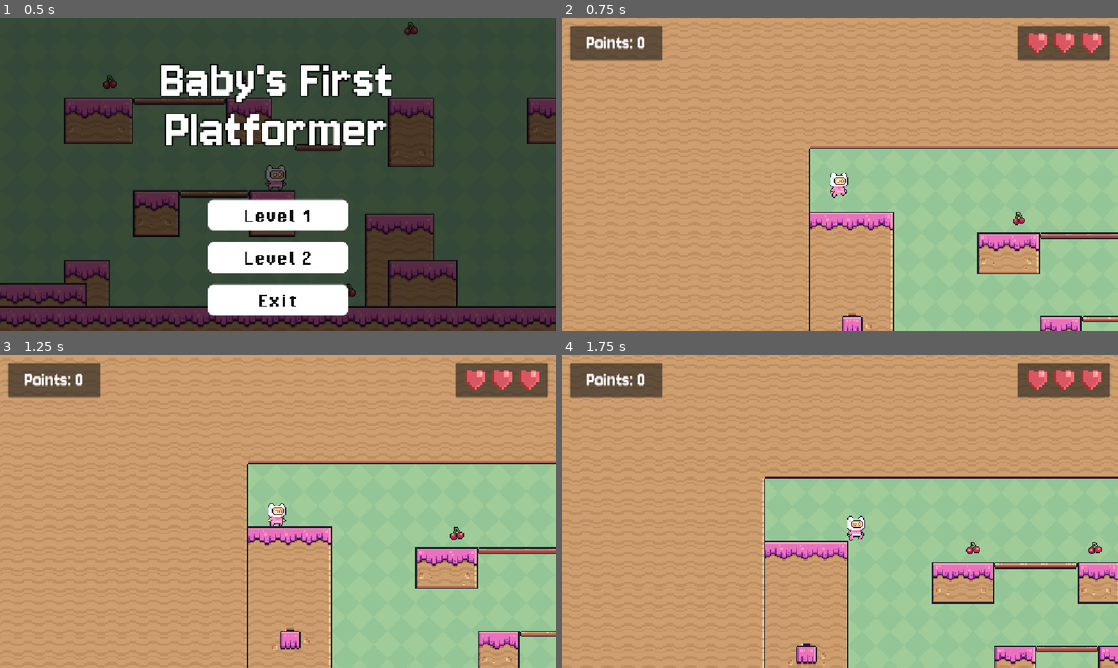
Above: before the commit, frames 1-4 (two rows, left to right).
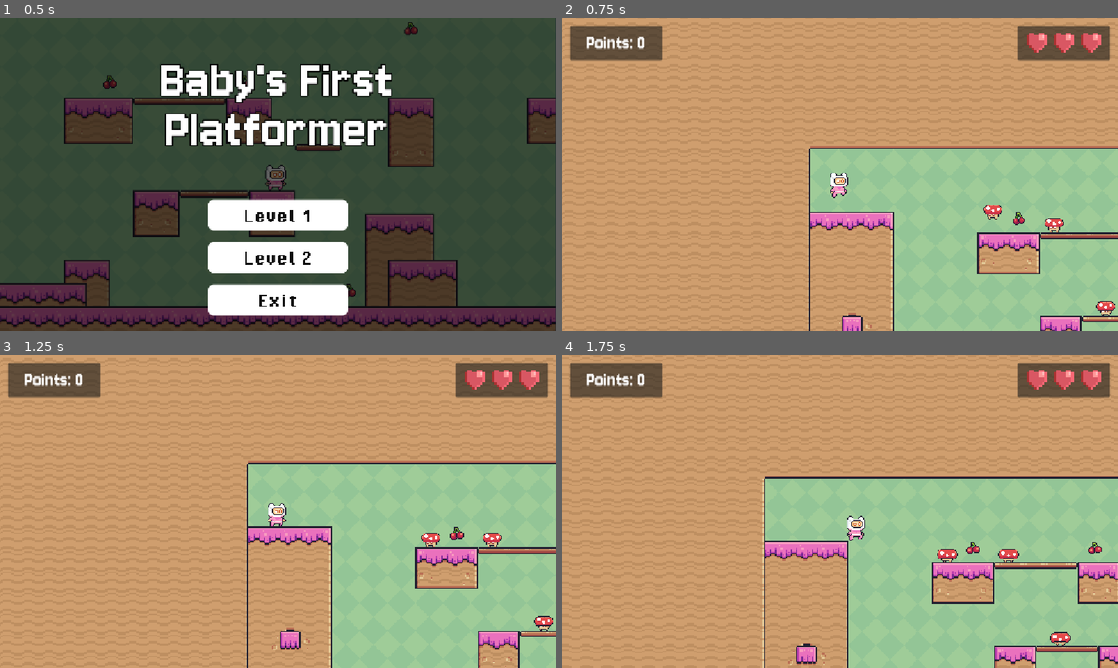
Above: after the commit, the same moments.

Repository: hanazzz/2d-platformer-game
Game: Godot game, scene res://scenes/main_menu.tscn
Two runs of this game, one before a commit and one after it. Both use one fixed random seed, a clock stepped at 60 frames per second and the inputs below.
Inputs:
- Up to frame 1 (0.5 s): no input
- Up to frame 2 (0.75 s): click "Level 1" at 0.5 s
- Up to frame 3 (1.25 s): no input
- Up to frame 4 (1.75 s): hold Right (right) from 1.28 s (still down); tap Space (jump) at 1.35, 1.52 s

Frame 1 is identical in both runs. In frame 2, 0.4% of the frame differs, in the area x 75-100%, y 59-96%; in frame 3, 0.4%; in frame 4, 0.4%, in the area x 67-92%, y 62-93%.

Commit message:
Add enemy (mushroom)

Diff:
--- a/scenes/enemy_duck.tscn
+++ b/scenes/enemy_duck.tscn
@@ -1,6 +1,6 @@
 [gd_scene load_steps=3 format=3 uid="uid://dhkc7s21ngmpj"]
 
-[ext_resource type="Texture2D" uid="uid://qeuhw4m6oytx" path="res://characters/Jump (36x36).png" id="1_dqmn6"]
+[ext_resource type="Texture2D" uid="uid://qeuhw4m6oytx" path="res://characters/enemies/duck_jump.png" id="1_dqmn6"]
 
 [sub_resource type="CapsuleShape2D" id="CapsuleShape2D_272bh"]
 radius = 21.0
--- /dev/null
+++ b/scenes/enemy_mushroom.tscn
@@ -0,0 +1,127 @@
+[gd_scene load_steps=18 format=3 uid="uid://sbxq1xbti2sh"]
+
+[ext_resource type="Texture2D" uid="uid://cqoi6lxekfj2v" path="res://characters/enemies/mushroom_idle.png" id="1_bmlcj"]
+
+[sub_resource type="AtlasTexture" id="AtlasTexture_u3awl"]
+atlas = ExtResource("1_bmlcj")
+region = Rect2(0, 0, 32, 32)
+
+[sub_resource type="AtlasTexture" id="AtlasTexture_2ku1j"]
+atlas = ExtResource("1_bmlcj")
+region = Rect2(32, 0, 32, 32)
+
+[sub_resource type="AtlasTexture" id="AtlasTexture_f31uk"]
+atlas = ExtResource("1_bmlcj")
+region = Rect2(64, 0, 32, 32)
+
+[sub_resource type="AtlasTexture" id="AtlasTexture_gnai3"]
+atlas = ExtResource("1_bmlcj")
+region = Rect2(96, 0, 32, 32)
+
+[sub_resource type="AtlasTexture" id="AtlasTexture_i8kv5"]
+atlas = ExtResource("1_bmlcj")
+region = Rect2(128, 0, 32, 32)
+
+[sub_resource type="AtlasTexture" id="AtlasTexture_dxn3v"]
+atlas = ExtResource("1_bmlcj")
+region = Rect2(160, 0, 32, 32)
+
+[sub_resource type="AtlasTexture" id="AtlasTexture_14jow"]
+atlas = ExtResource("1_bmlcj")
+region = Rect2(192, 0, 32, 32)
+
+[sub_resource type="AtlasTexture" id="AtlasTexture_mvsps"]
+atlas = ExtResource("1_bmlcj")
+region = Rect2(224, 0, 32, 32)
+
+[sub_resource type="AtlasTexture" id="AtlasTexture_jvkml"]
+atlas = ExtResource("1_bmlcj")
+region = Rect2(256, 0, 32, 32)
+
+[sub_resource type="AtlasTexture" id="AtlasTexture_3w4mx"]
+atlas = ExtResource("1_bmlcj")
+region = Rect2(288, 0, 32, 32)
+
+[sub_resource type="AtlasTexture" id="AtlasTexture_u068y"]
+atlas = ExtResource("1_bmlcj")
+region = Rect2(320, 0, 32, 32)
+
+[sub_resource type="AtlasTexture" id="AtlasTexture_1ooyw"]
+atlas = ExtResource("1_bmlcj")
+region = Rect2(352, 0, 32, 32)
+
+[sub_resource type="AtlasTexture" id="AtlasTexture_ai3nx"]
+atlas = ExtResource("1_bmlcj")
+region = Rect2(384, 0, 32, 32)
+
+[sub_resource type="AtlasTexture" id="AtlasTexture_phfsf"]
+atlas = ExtResource("1_bmlcj")
+region = Rect2(416, 0, 32, 32)
+
+[sub_resource type="SpriteFrames" id="SpriteFrames_3oqy1"]
+animations = [{
+"frames": [{
+"duration": 1.0,
+"texture": SubResource("AtlasTexture_u3awl")
+}, {
+"duration": 1.0,
+"texture": SubResource("AtlasTexture_2ku1j")
+}, {
+"duration": 1.0,
+"texture": SubResource("AtlasTexture_f31uk")
+}, {
+"duration": 1.0,
+"texture": SubResource("AtlasTexture_gnai3")
+}, {
+"duration": 1.0,
+"texture": SubResource("AtlasTexture_i8kv5")
+}, {
+"duration": 1.0,
+"texture": SubResource("AtlasTexture_dxn3v")
+}, {
+"duration": 1.0,
+"texture": SubResource("AtlasTexture_14jow")
+}, {
+"duration": 1.0,
+"texture": SubResource("AtlasTexture_mvsps")
+}, {
+"duration": 1.0,
+"texture": SubResource("AtlasTexture_jvkml")
+}, {
+"duration": 1.0,
+"texture": SubResource("AtlasTexture_3w4mx")
+}, {
+"duration": 1.0,
+"texture": SubResource("AtlasTexture_u068y")
+}, {
+"duration": 1.0,
+"texture": SubResource("AtlasTexture_1ooyw")
+}, {
+"duration": 1.0,
+"texture": SubResource("AtlasTexture_ai3nx")
+}, {
+"duration": 1.0,
+"texture": SubResource("AtlasTexture_phfsf")
+}],
+"loop": true,
+"name": &"default",
+"speed": 22.0
+}]
+
+[sub_resource type="CapsuleShape2D" id="CapsuleShape2D_mq0oc"]
+radius = 17.0
+height = 42.0
+
+[node name="EnemyMushroom" type="RigidBody2D"]
+
+[node name="AnimatedSprite2D" type="AnimatedSprite2D" parent="."]
+texture_filter = 1
+position = Vector2(12, 12)
+scale = Vector2(1.7, 1.7)
+sprite_frames = SubResource("SpriteFrames_3oqy1")
+autoplay = "default"
+
+[node name="CollisionShape2D" type="CollisionShape2D" parent="."]
+position = Vector2(12, 22)
+rotation = 1.5707964
+shape = SubResource("CapsuleShape2D_mq0oc")
--- a/scenes/level1.tscn
+++ b/scenes/level1.tscn
@@ -7,6 +7,7 @@
 [ext_resource type="Script" uid="uid://c0c7mmwrubhnu" path="res://game_manager.gd" id="6_7mycd"]
 [ext_resource type="PackedScene" uid="uid://n7x3crpdp5um" path="res://scenes/finish.tscn" id="6_272bh"]
 [ext_resource type="PackedScene" uid="uid://cc7qenpvtlvvh" path="res://scenes/level2.tscn" id="6_ejswk"]
+[ext_resource type="PackedScene" uid="uid://sbxq1xbti2sh" path="res://scenes/enemy_mushroom.tscn" id="7_d3jkd"]
 [ext_resource type="FontFile" uid="uid://bn0212nw3j40m" path="res://Jersey10-Regular.ttf" id="8_bbk5w"]
 [ext_resource type="Texture2D" uid="uid://04iomadu77a4" path="res://heart_health.png" id="9_conm7"]
 
@@ -258,6 +259,17 @@
 position = Vector2(2446, 583)
 target_level = ExtResource("6_ejswk")
 
+[node name="Enemies" type="Node" parent="SceneObjects"]
+
+[node name="EnemyMushroom" parent="SceneObjects/Enemies" instance=ExtResource("7_d3jkd")]
+position = Vector2(408, 92)
+
+[node name="EnemyMushroom2" parent="SceneObjects/Enemies" instance=ExtResource("7_d3jkd")]
+position = Vector2(549, 153)
+
+[node name="EnemyMushroom3" parent="SceneObjects/Enemies" instance=ExtResource("7_d3jkd")]
+position = Vector2(668, 344)
+
 [node name="GameManager" type="Node" parent="."]
 unique_name_in_owner = true
 script = ExtResource("6_7mycd")
Binary file added: characters/enemies/duck_idle.png
Not shown, changed: characters/enemies/duck_idle.png.import
Renamed: characters/Jump (36x36).png -> characters/enemies/duck_jump.png
Not shown, added: characters/enemies/duck_jump.png.import
Binary file added: characters/enemies/mushroom_idle.png
Not shown, added: characters/enemies/mushroom_idle.png.import
Not shown: 1 places in scenes/level1.tscn that only renumber resources
